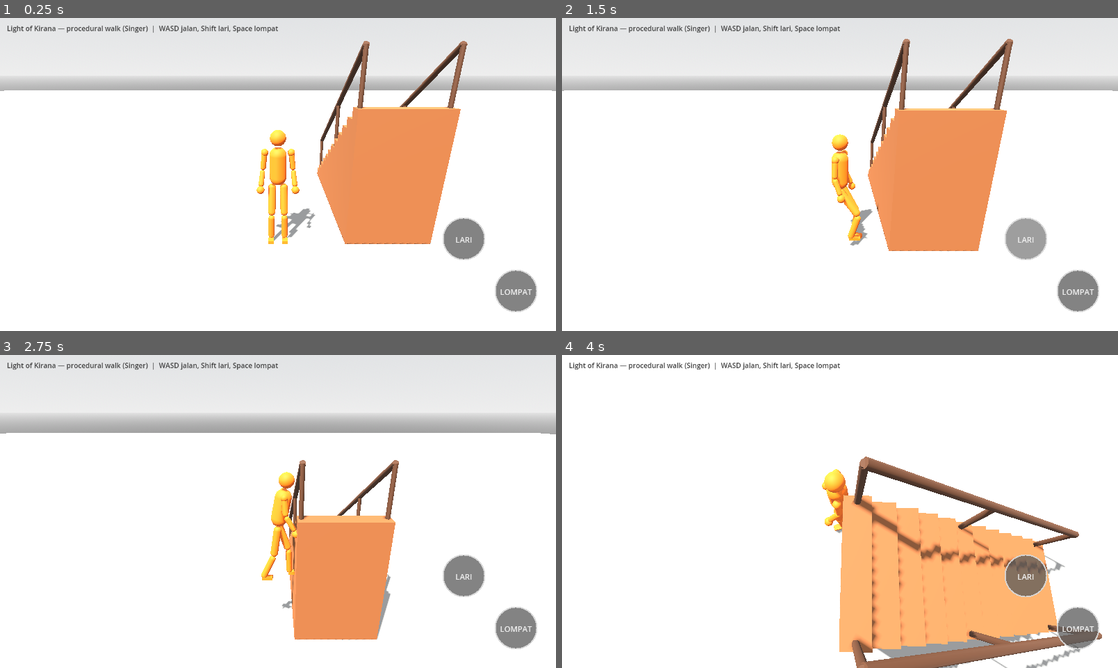
Above: before the commit, frames 1-4 (two rows, left to right).
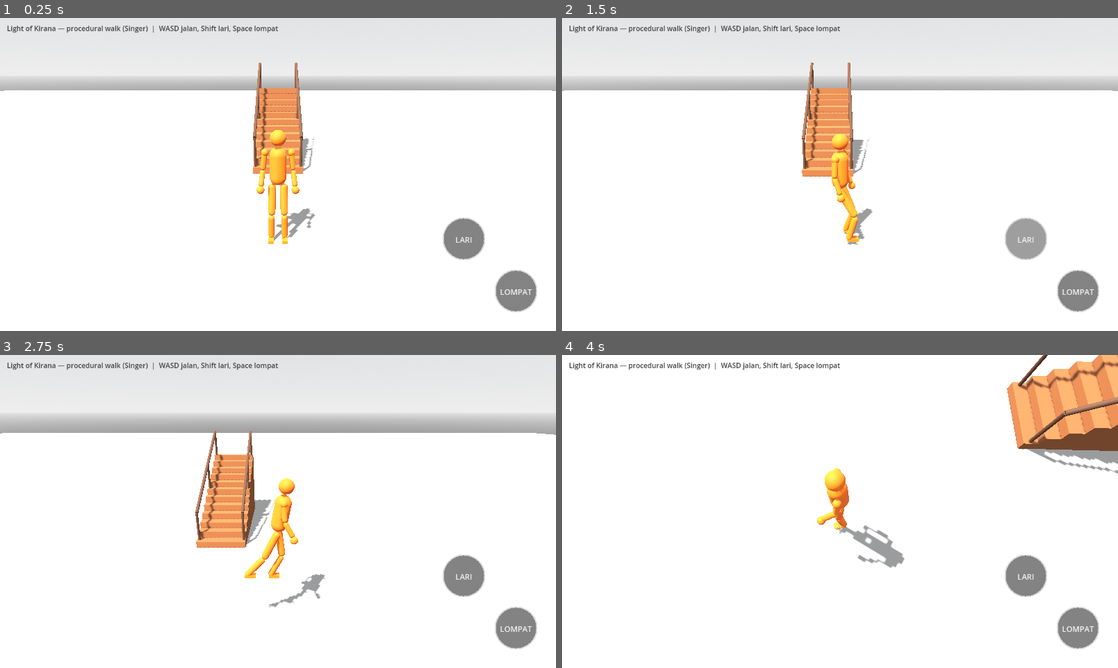
Above: after the commit, the same moments.

Repository: bagus123triga/light-of-kirana
Game: Godot game, scene res://scenes/main.tscn
Two runs of this game, one before a commit and one after it. Both use one fixed random seed, a clock stepped at 60 frames per second and the inputs below.
Inputs (mouse positions are in pixels of both pictures, inside the frame that each line leads up to):
- Up to frame 1 (0.25 s): no input
- Up to frame 2 (1.5 s): tap Enter at 0.5 s; drag from (617, 271) to (895, 105) at 0.52 s; drag from (1023, 240) to (812, 237) at 1.27 s
- Up to frame 3 (2.75 s): move the mouse to (517, 627) at 2.02 s; hold D from 2.03 s (still down); hold Shift from 2.03 s (still down); click (517, 627) at 2.17 s
- Up to frame 4 (4 s): release D at 2.75 s; release Shift at 2.75 s; drag from (812, 574) to (673, 464) at 2.77 s; move the mouse to (1006, 558) at 3.52 s; hold A from 3.53 s (still down); hold Shift from 3.53 s (still down); tap Space at 3.77 s

The runs differ from the first frame. In frame 1, 12% of the frame differs, in the area x 45-85%, y 7-73%; in frame 2, 13%; in frame 3, 12%; in frame 4, 25%, in the area x 45-100%, y 0-100%.

Commit message:
Add walkable stairs with climb gait and hide sprint control

Diff:
--- a/scripts/main.gd
+++ b/scripts/main.gd
@@ -89,8 +89,8 @@
 	var staircase_scene: PackedScene = preload("res://scenes/props/modular_house_staircase.tscn")
 	var staircase := staircase_scene.instantiate() as Node3D
 	staircase.name = "HouseStaircase_Test"
-	staircase.rotation.y = PI
-	staircase.position = Vector3(1.8, 0.0, -3.2)
+	staircase.rotation.y = 0.0
+	staircase.position = Vector3(0.0, 0.0, -3.2)
 	add_child(staircase)
 
 
@@ -214,7 +214,12 @@
 	if move2d.length() > 1.0:
 		move2d = move2d.normalized()
 
-	var running := run_held or Input.is_key_pressed(KEY_SHIFT)
+	if humanoid.is_on_stairs:
+		run_held = false
+		run_button.visible = false
+	else:
+		run_button.visible = true
+	var running := (run_held or Input.is_key_pressed(KEY_SHIFT)) and not humanoid.is_on_stairs
 	if Input.is_key_pressed(KEY_SPACE):
 		humanoid.want_jump = true
 
--- a/scripts/modular_house_staircase.gd
+++ b/scripts/modular_house_staircase.gd
@@ -38,6 +38,7 @@
 
 func _ready() -> void:
 	_rebuild()
+	_setup_walkable_ramp()
 
 func _rebuild() -> void:
 	for child in get_children():
@@ -53,27 +54,66 @@
 
 	for i in range(step_count):
 		var height := float(i + 1) * riser_height
-		var step_body := StaticBody3D.new()
-		step_body.name = "Step_%02d" % (i + 1)
-		step_body.position = Vector3(0.0, height * 0.5, -(float(i) + 0.5) * tread_depth)
-		add_child(step_body)
-
+		# Visual treads only; a sloped collider beneath them is walkable.
+		var step_visual := Node3D.new()
+		step_visual.name = "Step_%02d" % (i + 1)
+		step_visual.position = Vector3(0.0, 0.0, -(float(i) + 0.5) * tread_depth)
+		add_child(step_visual)
 		var step_mesh := MeshInstance3D.new()
 		var box_mesh := BoxMesh.new()
 		box_mesh.size = Vector3(stair_width, height, tread_depth)
 		step_mesh.mesh = box_mesh
 		step_mesh.material_override = material
-		step_body.add_child(step_mesh)
-
-		var collision := CollisionShape3D.new()
-		var box_shape := BoxShape3D.new()
-		box_shape.size = box_mesh.size
-		collision.shape = box_shape
-		step_body.add_child(collision)
+		step_mesh.position.y = height * 0.5
+		step_visual.add_child(step_mesh)
 
 	if add_handrails and step_count >= 3:
 		_build_handrail(-1.0, material)
 		_build_handrail(1.0, material)
+
+func _setup_walkable_ramp() -> void:
+	var total_height := float(step_count) * riser_height
+	var total_depth := float(step_count) * tread_depth
+	var slope := atan2(total_height, total_depth)
+	var ramp_body := StaticBody3D.new()
+	ramp_body.name = "WalkableRamp"
+	add_child(ramp_body)
+	var ramp_collision := CollisionShape3D.new()
+	var ramp_shape := BoxShape3D.new()
+	ramp_shape.size = Vector3(stair_width - 0.08, 0.12, sqrt(total_depth * total_depth + total_height * total_height))
+	ramp_collision.shape = ramp_shape
+	ramp_collision.position = Vector3(0.0, total_height * 0.5 - 0.06, -total_depth * 0.5)
+	ramp_collision.rotation.x = slope
+	ramp_body.add_child(ramp_collision)
+	var trigger := Area3D.new()
+	trigger.name = "StairTraversalArea"
+	trigger.collision_layer = 0
+	trigger.collision_mask = 1
+	var trigger_shape := CollisionShape3D.new()
+	var area_box := BoxShape3D.new()
+	area_box.size = Vector3(stair_width + 0.6, total_height + 2.0, total_depth + 0.8)
+	trigger_shape.shape = area_box
+	trigger_shape.position = Vector3(0.0, total_height * 0.5, -total_depth * 0.5)
+	trigger.add_child(trigger_shape)
+	trigger.body_entered.connect(_on_stair_body_entered)
+	trigger.body_exited.connect(_on_stair_body_exited)
+	add_child(trigger)
+
+
+func _stair_up_direction() -> Vector3:
+	var slope_ratio := riser_height / tread_depth
+	return (global_basis * Vector3(0.0, 1.0, -slope_ratio).normalized()).normalized()
+
+
+func _on_stair_body_entered(body: Node3D) -> void:
+	if body.has_method("set_stair_state"):
+		body.set_stair_state(true, _stair_up_direction())
+
+
+func _on_stair_body_exited(body: Node3D) -> void:
+	if body.has_method("set_stair_state"):
+		body.set_stair_state(false)
+
 
 func _build_handrail(side: float, material: Material) -> void:
 	var rail_x := side * (stair_width * 0.5 - 0.06)
--- a/scripts/procedural_humanoid.gd
+++ b/scripts/procedural_humanoid.gd
@@ -22,7 +22,7 @@
 # order overrides the panel: a real walk is ~1.4 m/s (5 km/h) and a
 # real run ~3.2 m/s, not a sprint.
 const WALK_SPEED := 1.4
-const RUN_SPEED := 3.8
+const RUN_SPEED := 4.1
 const SWING_TIME := 0.38
 const HIP_STIFFNESS := 260.0
 const HIP_DAMPING := 26.0
@@ -58,6 +58,8 @@
 var move_input := Vector2.ZERO
 var wish_dir := Vector3.ZERO
 var is_running := false
+var is_on_stairs := false
+var stair_up_direction := Vector3.UP
 var want_jump := false
 var test_mode := false
 
@@ -294,11 +296,25 @@
 	var lateral := (foot_planted_pos[i] - global_position).dot(right)
 	return (i == 0 and lateral > -0.03) or (i == 1 and lateral < 0.03)
 
+func set_stair_state(active: bool, up_direction: Vector3 = Vector3.UP) -> void:
+	is_on_stairs = active
+	if active and up_direction.length() > 0.01:
+		stair_up_direction = up_direction.normalized()
+
+
+func _foot_ground_y(point: Vector3) -> float:
+	var query := PhysicsRayQueryParameters3D.create(point + Vector3.UP * 2.0, point + Vector3.DOWN * 3.0)
+	query.exclude = [get_rid()]
+	query.collision_mask = 1
+	var hit := get_world_3d().direct_space_state.intersect_ray(query)
+	return float(hit.position.y) + 0.05 if not hit.is_empty() else global_position.y + 0.05
+
+
 func _start_recovery_step(i: int, right: Vector3, forward: Vector3) -> void:
 	var side := -1.0 if i == 0 else 1.0
 	foot_from_pos[i] = foot_planted_pos[i]
 	foot_target_pos[i] = global_position + right * side * STEP_LATERAL + forward * 0.05
-	foot_target_pos[i].y = 0.05
+	foot_target_pos[i].y = _foot_ground_y(foot_target_pos[i])
 	foot_step_t[i] = 0.0
 	foot_stepping[i] = true
 
@@ -436,7 +452,7 @@
 				var run_jump_landing_side := 1.0 if i != run_jump_lead_foot else -1.0
 				var run_jump_landing_offset := sin(run_jump_phase) * 0.30 * run_jump_landing_side if jump_from_run else 0.0
 				land_target[i] = global_position + wish_dir * 0.25 + fwd0 * run_jump_landing_offset + rgt0 * side0 * STEP_LATERAL + fwd0 * 0.05
-				land_target[i].y = 0.05
+				land_target[i].y = _foot_ground_y(land_target[i])
 			land_t = 0.0
 			jump_from_run = false
 	elif jump_state == 3:
@@ -497,9 +513,10 @@
 	# the feet looked too fast even though the speed was right.
 	# The foot lands ~0.4 m AHEAD of the body, so the stride target
 	# must be far (body travel during the swing + 0.4 m ahead).
-	var stride_max := 0.45 if not is_running else RUN_STRIDE
-	var stride := clampf(speed * (0.32 if not is_running else 0.58), 0.18, stride_max)
-	var swing := RUN_SWING if is_running else (clampf(stride / maxf(speed, 0.5), 0.16, SWING_TIME) if moving else SWING_TIME)
+	var stride_max := 0.32 if is_on_stairs else (0.45 if not is_running else RUN_STRIDE)
+	var stride_rate := 0.25 if is_on_stairs else (0.32 if not is_running else 0.58)
+	var stride := clampf(speed * stride_rate, 0.14, stride_max)
+	var swing := 0.46 if is_on_stairs else (RUN_SWING if is_running else (clampf(stride / maxf(speed, 0.5), 0.16, SWING_TIME) if moving else SWING_TIME))
 
 	# Push-off lift (run): flight_timer is now set when a foot TOES OFF
 	# (starts its swing) while the other foot is also in the air — the
@@ -538,7 +555,7 @@
 			foot_target_pos[i].y = 0.05
 			var t := _smoothstep(foot_step_t[i])
 			var pos := foot_from_pos[i].lerp(foot_target_pos[i], t)
-			var clearance := FOOT_CLEARANCE if not is_running else RUN_FOOT_CLEARANCE
+			var clearance := (0.22 if wish_dir.dot(stair_up_direction) > 0.0 else 0.12) if is_on_stairs else (FOOT_CLEARANCE if not is_running else RUN_FOOT_CLEARANCE)
 			# ROOT CAUSE of the landing "nyedat" (Bagus, 2026-11-09):
 			# the old formula forced pos.y onto the ground arc
 			# (0.05 + sin*clearance), which assumes the foot starts
@@ -554,11 +571,11 @@
 				foot_stepping[i] = false
 				foot_step_t[i] = 0.0
 				foot_planted_pos[i] = foot_target_pos[i]
-				foot_planted_pos[i].y = 0.05
+				foot_planted_pos[i].y = _foot_ground_y(foot_planted_pos[i])
 				steps_taken += 1
 		elif on_floor_now and flight_timer <= 0.0 and (jump_state == 0 or jump_state == 3):
 			var ideal := global_position + step_forward * stride * LAND_BIAS + step_right * side * STEP_LATERAL + step_forward * 0.05
-			ideal.y = 0.05
+			ideal.y = _foot_ground_y(ideal)
 			var lag := (ideal - foot_planted_pos[i]).dot(forward) if moving else (ideal - foot_planted_pos[i]).length()
 			var other_stepping := foot_stepping[1 - i]
 			# Alternation, always. Walk: one foot at a time. Run: the
@@ -576,7 +593,7 @@
 				# small distance ahead of it. RUN_STRIDE is total step reach,
 				# not a fixed world-space point the body can run past.
 				var target := global_position + horizontal_motion * swing + step_forward * (landing_lead + 0.05) + step_right * side * STEP_LATERAL
-				target.y = 0.05
+				target.y = _foot_ground_y(target)
 				foot_from_pos[i] = foot_planted_pos[i]
 				foot_target_pos[i] = target
 				foot_step_t[i] = 0.0
@@ -610,7 +627,7 @@
 		for i in 2:
 			var idle_side := -1.0 if i == 0 else 1.0
 			var idle_foot := global_position + right * idle_side * STEP_LATERAL + forward * 0.05
-			idle_foot.y = 0.05
+			idle_foot.y = _foot_ground_y(idle_foot)
 			foot_planted_pos[i] = foot_planted_pos[i].move_toward(idle_foot, delta * 2.5)
 			foot_target_pos[i] = idle_foot
 			foot_from_pos[i] = idle_foot
@@ -732,7 +749,9 @@
 	# 0.03 walk / a touch more only when running.
 	# A small forward pitch gives running a clear sense of momentum.
 	# Positive X rotation leans the torso toward the character's +Z forward.
-	var forward_lean := 0.025 if not is_running else 0.18
+	var climbing_up := is_on_stairs and wish_dir.dot(stair_up_direction) > 0.0
+	var descending_stairs := is_on_stairs and wish_dir.dot(stair_up_direction) < 0.0
+	var forward_lean := 0.14 if climbing_up else (-0.04 if descending_stairs else (0.025 if not is_running else 0.18))
 	var is_gliding_fall := not on_floor_now and jump_state != 2
 	# Rotate the torso/head forward into a prone, belly-down wingsuit pose.
 	# Blend into/out of the pose so stepping off an edge does not snap.
